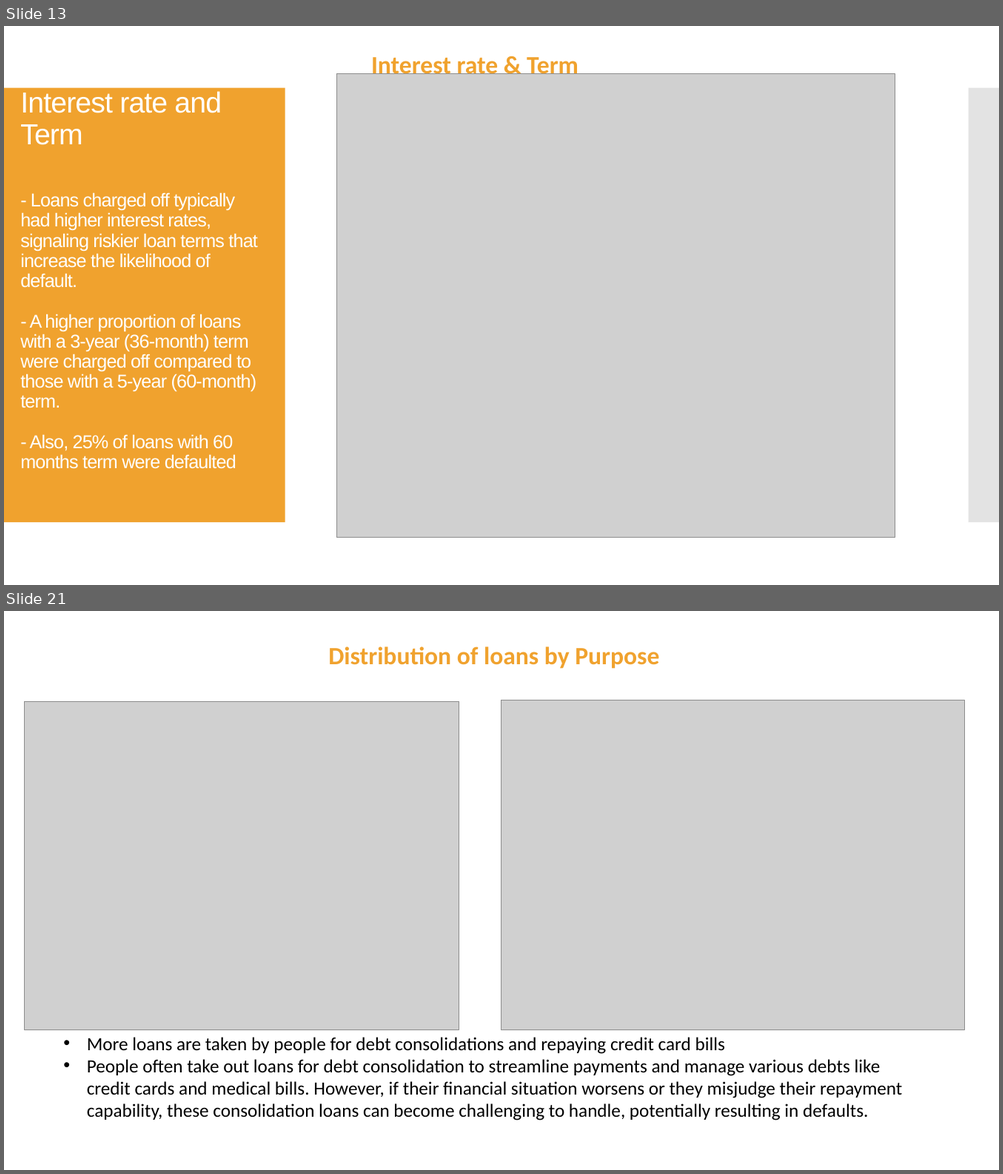
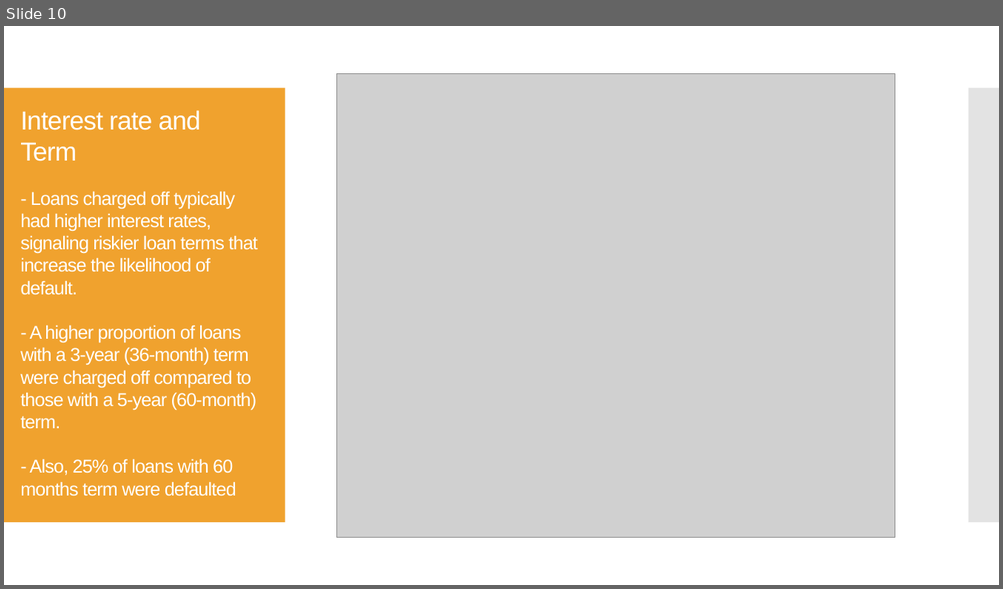
Before and after one commit to Rawoof821/LendingclubCaseStudy, a slide deck: Neha_Rawoof_LendingCaseStudy.pptx. Shown one above the other, each under a label of ours: slides 13 and 21 before the commit, slide 10 after it; the slides between them are not shown. The pictures are 1003x1174 and 1003x589 pixels, drawn with LibreOffice and Linux fonts; fonts in the diff are those of the drawing; grey boxes stand for pictures. Boxes give left, top, right and bottom in pixels: in the first picture for what was removed or moved away, otherwise in the second. Text is boxed around its words. In the diff, an @@ line names an element or a change of style, - is before the commit and + after.

```diff
--- a/Neha_Rawoof_LendingCaseStudy.pptx
+++ b/Neha_Rawoof_LendingCaseStudy.pptx
@@ slide 21 removed at <box>4,611,999,1170</box>, background #FFFFFF @@
@@ text removed at <box>328,647,659,669</box> @@
-Distribution of loans by Purpose
@@ picture removed at <box>24,701,458,1031</box> @@
@@ picture removed at <box>502,700,965,1031</box> @@
@@ text removed at <box>87,1037,902,1121</box> @@
-• More loans are taken by people for debt consolidations and repaying credit card bills
-• People often take out loans for debt consolidation to streamline payments and manage various debts like credit cards and medical bills. However, if their financial situation worsens or they misjudge their repayment capability, these consolidation loans can become challenging to handle, potentially resulting in defaults.
@@ what was slide 13 is now slide 10 @@
@@ slide 10 changed as well @@
@@ text removed at <box>371,53,578,79</box> @@
-Interest rate & Term
@@ title "Interest rate and Term - ..." at <box>20,110,258,497</box>: size 28 to 25.2 pt in "Interest rate and Term"; line spacing 0.9 to 1 @@
```
Also in this commit, not shown: 17 other slides changed, 1 slide added, 8 other slides removed.
